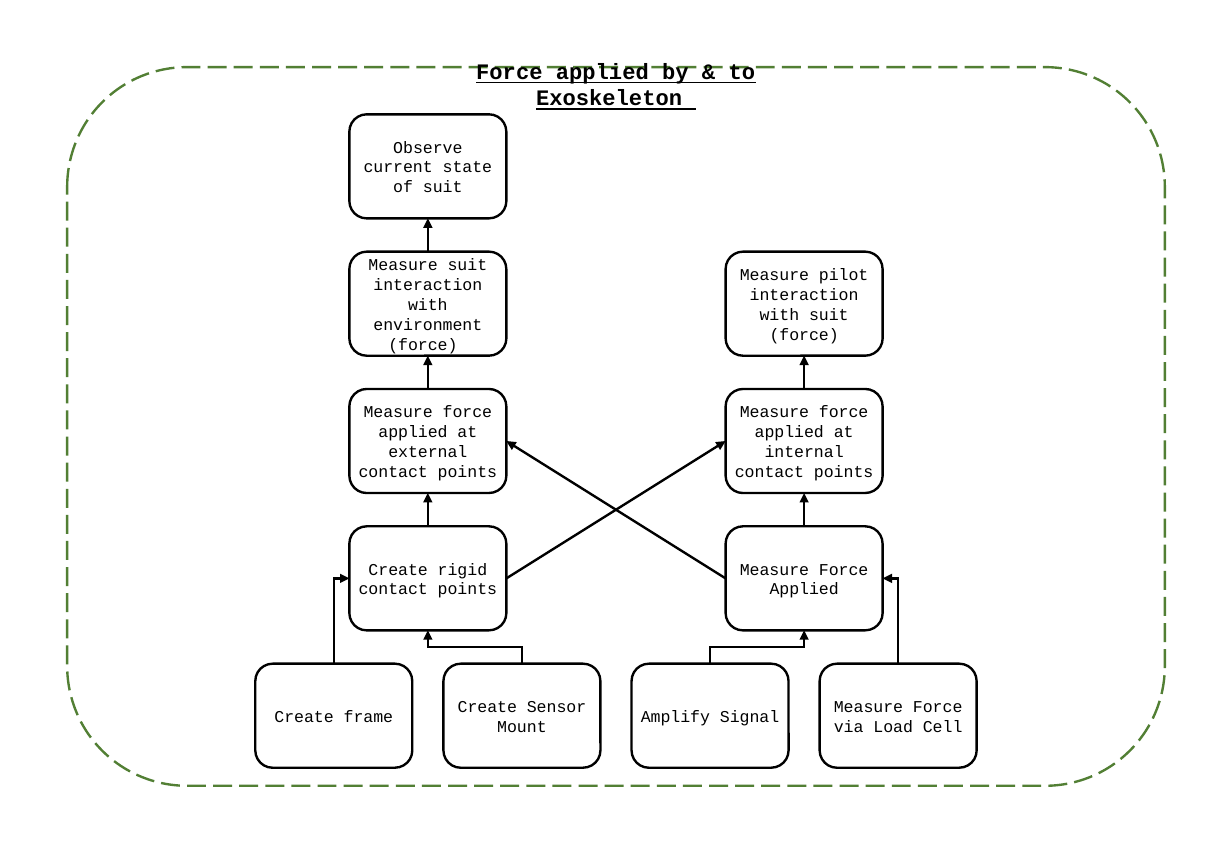
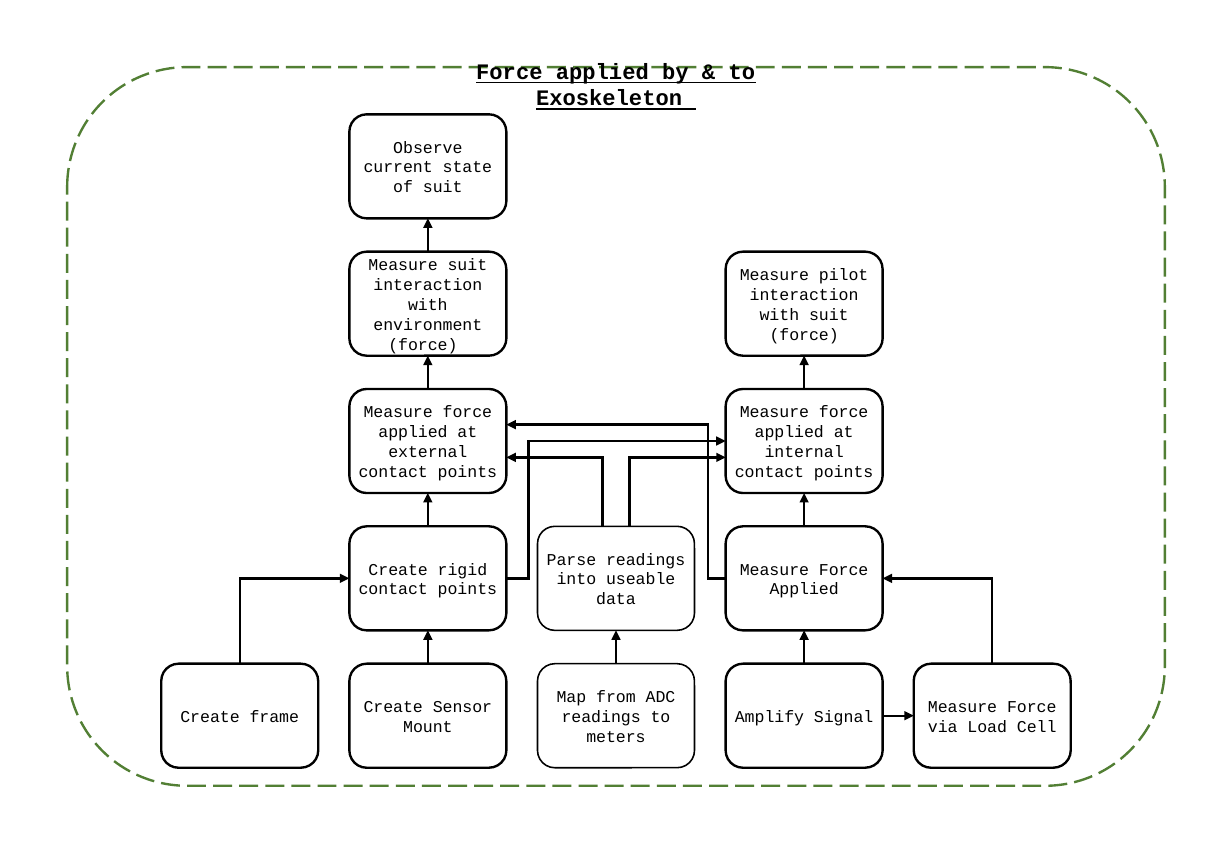
Before and after one commit to samuelwilliams413/METR4901, a slide deck: slide 8 of Documentation/FuncDecomp.pptx. Drawn at 1232x853 pixels with LibreOffice and Linux fonts; fonts in the diff are those of the drawing. Boxes give left, top, right and bottom in pixels: in the first picture for what was removed or moved away, otherwise in the second. Text is boxed around its words. In the diff, an @@ line names an element or a change of style, - is before the commit and + after.

```diff
--- a/Documentation/FuncDecomp.pptx
+++ b/Documentation/FuncDecomp.pptx
@@ arrow (506, 579) - (726, 441): arrow to elbow arrow; route changed @@
@@ arrow moved from (726, 579) - (506, 441) to (726, 579) - (506, 424) @@
@@ arrow (726, 579) - (506, 424): arrow to elbow arrow @@
@@ elbow arrow added from (603, 527) to (506, 457), #000000 1.5 pt @@
@@ elbow arrow added from (629, 527) to (726, 457), #000000 1.5 pt @@
@@ rounded rectangle added at (x1=538, y1=527, x2=695, y2=630), fill #FFFFFF, outline #000000 1 pt, 10.5 pt, text #000000 @@
+Parse readings into useable data
@@ elbow arrow moved from (334, 664) - (349, 579) to (240, 664) - (349, 579) @@
@@ elbow arrow moved from (899, 664) - (883, 579) to (993, 664) - (883, 579) @@
@@ elbow arrow removed from (522, 664) to (428, 630) @@
@@ arrow added from (428, 664) to (428, 630), #000000 1.5 pt @@
@@ arrow added from (617, 664) to (617, 630), #000000 1.5 pt @@
@@ elbow arrow removed from (710, 664) to (804, 630) @@
@@ arrow added from (804, 664) to (804, 630), #000000 1.5 pt @@
@@ rounded rectangle "Create frame" moved from (x1=255, y1=664, x2=412, y2=768) to (x1=162, y1=664, x2=319, y2=768) @@
@@ rounded rectangle "Create Sensor Mount" moved from (x1=444, y1=664, x2=601, y2=768) to (x1=349, y1=664, x2=506, y2=768) @@
@@ rounded rectangle added at (x1=538, y1=664, x2=695, y2=768), fill #FFFFFF, outline #000000 1 pt, 10.5 pt, text #000000 @@
+Map from ADC readings to meters
@@ rounded rectangle "Amplify Signal" moved from (x1=631, y1=664, x2=788, y2=768) to (x1=726, y1=664, x2=883, y2=768) @@
@@ rounded rectangle "Measure Force via Load Cell" moved from (x1=820, y1=664, x2=977, y2=768) to (x1=913, y1=664, x2=1070, y2=768) @@
@@ arrow added from (883, 716) to (913, 716), #000000 1.5 pt @@
```
Also in this commit, not shown: 2 slides added, 5 other files.
